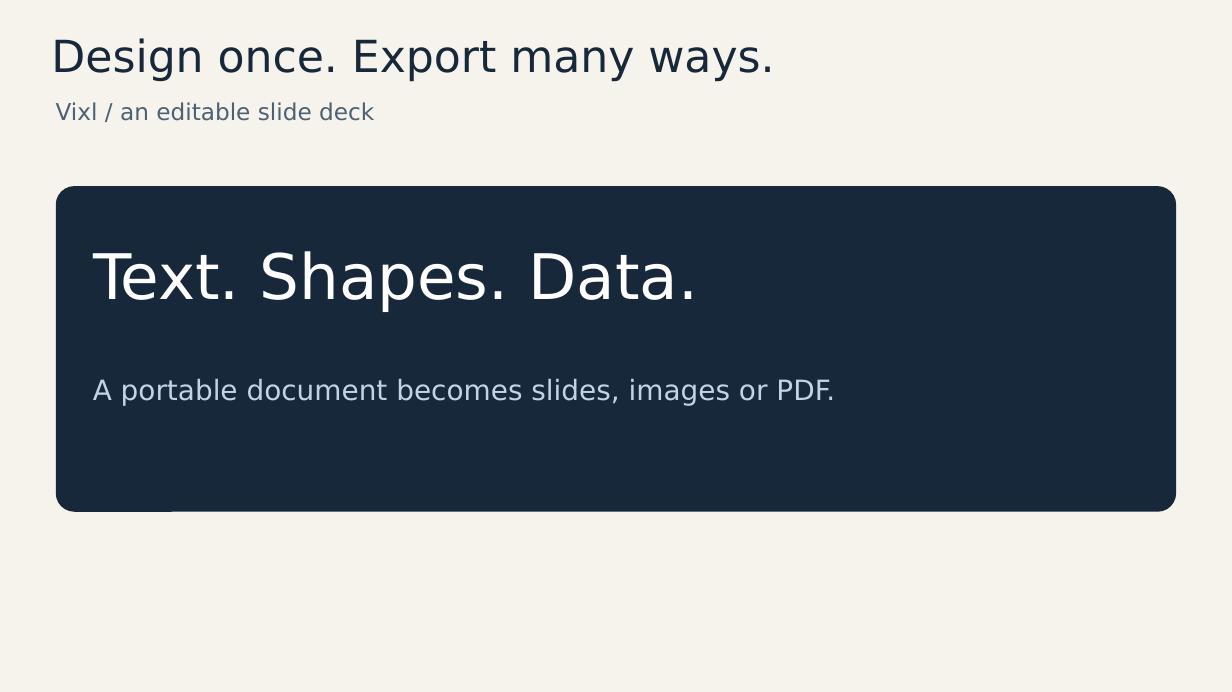
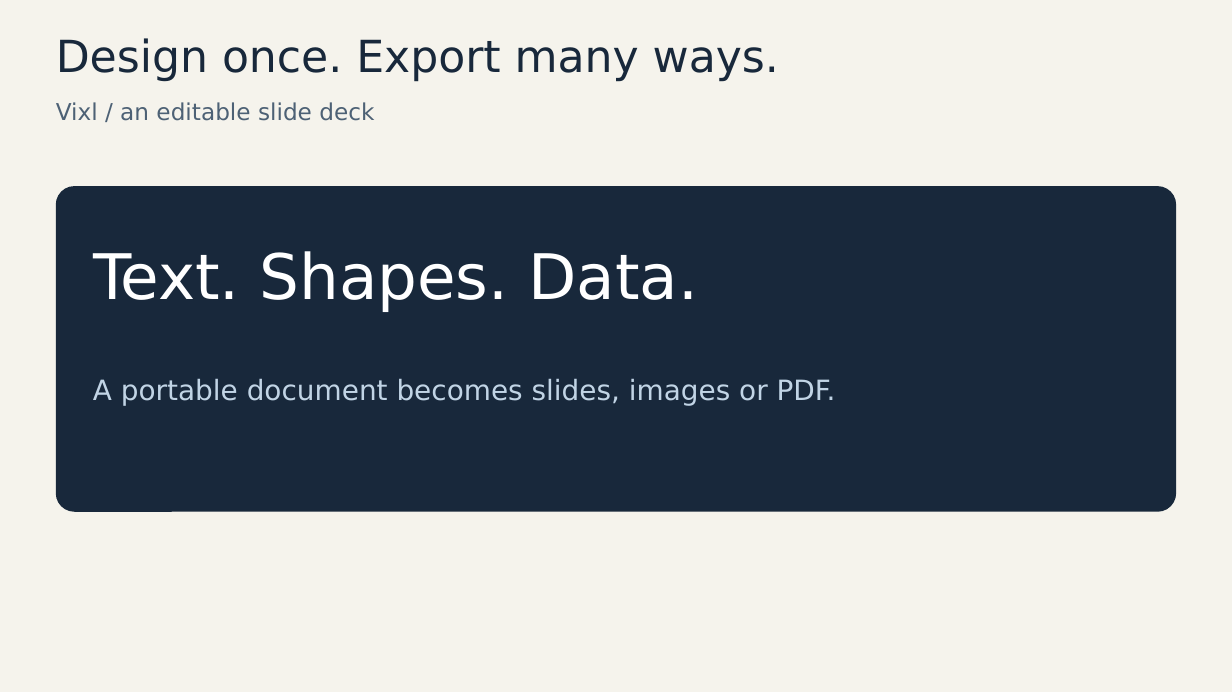
Before and after one commit to jxburros/Vixl, a slide deck: slide 1 of docs/assets/generated/slides.pptx. Drawn at 1232x692 pixels with LibreOffice and Linux fonts; fonts in the diff are those of the drawing. Boxes give left, top, right and bottom in pixels: in the first picture for what was removed or moved away, otherwise in the second. Text is boxed around its words. In the diff, an @@ line names an element or a change of style, - is before the commit and + after.

```diff
--- a/docs/assets/generated/slides.pptx
+++ b/docs/assets/generated/slides.pptx
@@ title "Design once. Export many ways.": place and size @@
-title "Design once. Export many ways." at (51,38,774,81)
+title "Design once. Export many ways." at (56,38,779,81)
```
Also in this commit, not shown: 1 other slide changed, 41 other files.
